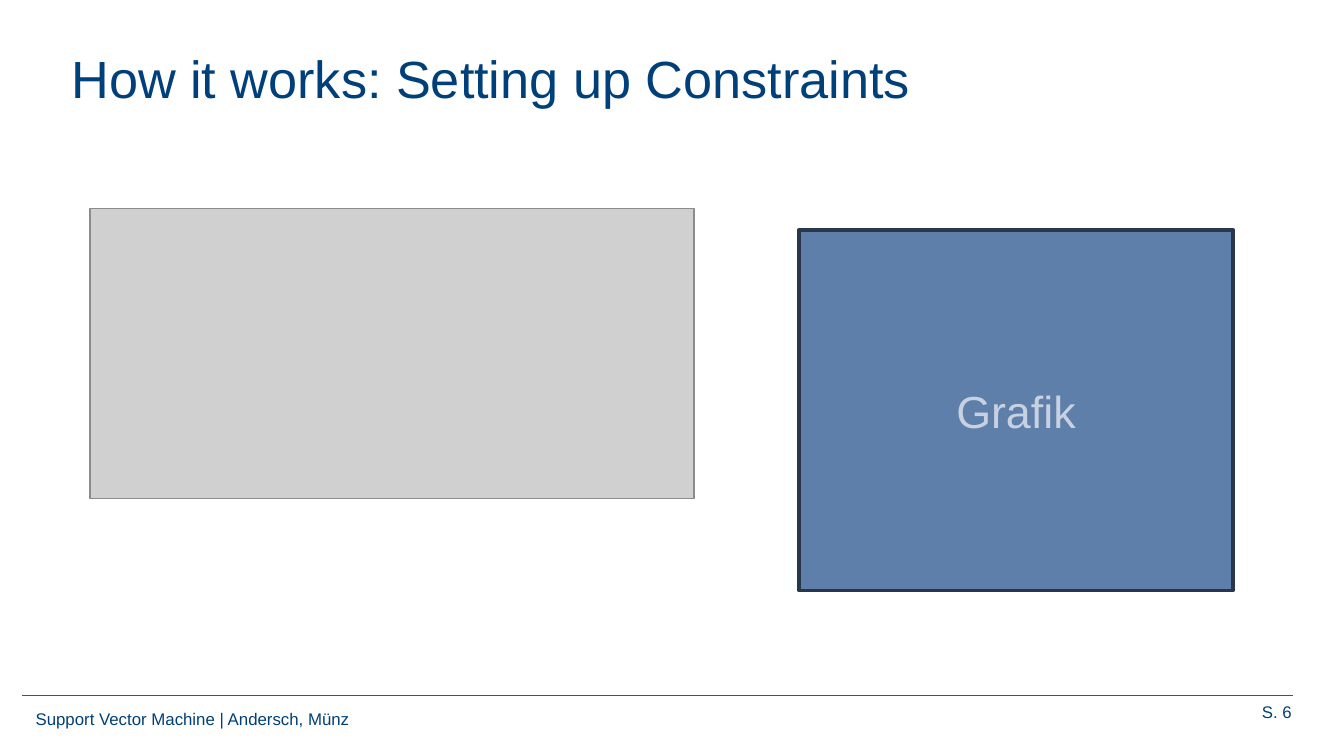
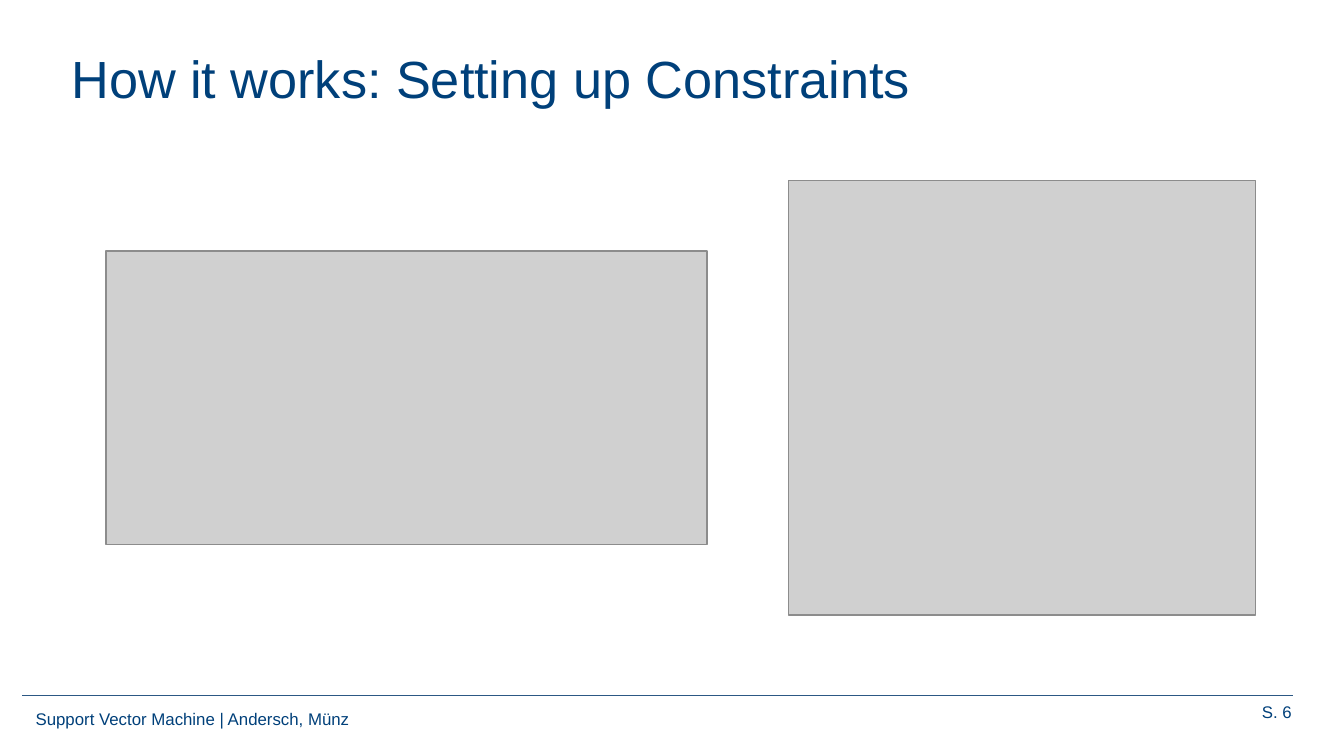
Before and after one commit to Frandersch/Statistical-Machine-Learning, a slide deck: slide 6 of Präsentation/Support Vector Machines.pptx. Drawn at 1344x756 pixels with LibreOffice and Linux fonts; fonts in the diff are those of the drawing; grey boxes stand for pictures; background and template pictures are left out. Boxes give left, top, right and bottom in pixels: in the first picture for what was removed or moved away, otherwise in the second. Text is boxed around its words. In the diff, an @@ line names an element or a change of style, - is before the commit and + after.

```diff
--- a/Präsentation/Support Vector Machines.pptx
+++ b/Präsentation/Support Vector Machines.pptx
@@ picture added at (789,180,1255,614) @@
@@ rectangle removed at (798,230,1232,590) @@
-Grafik
@@ picture: place and size @@
-picture at (90,208,694,499)
+picture at (106,251,707,544)
```
Also in this commit, not shown: 2 slides added, 9 other files.
